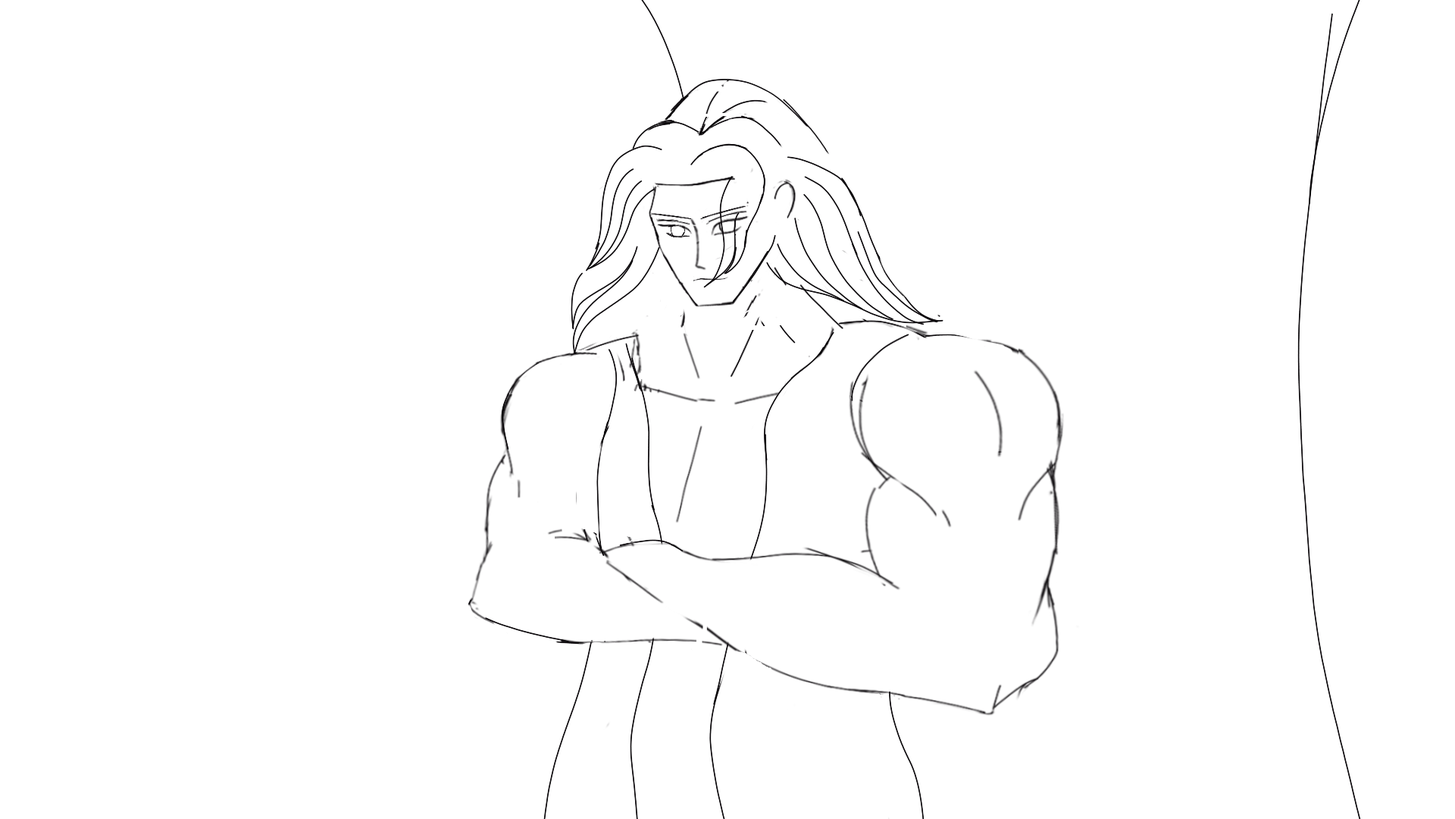
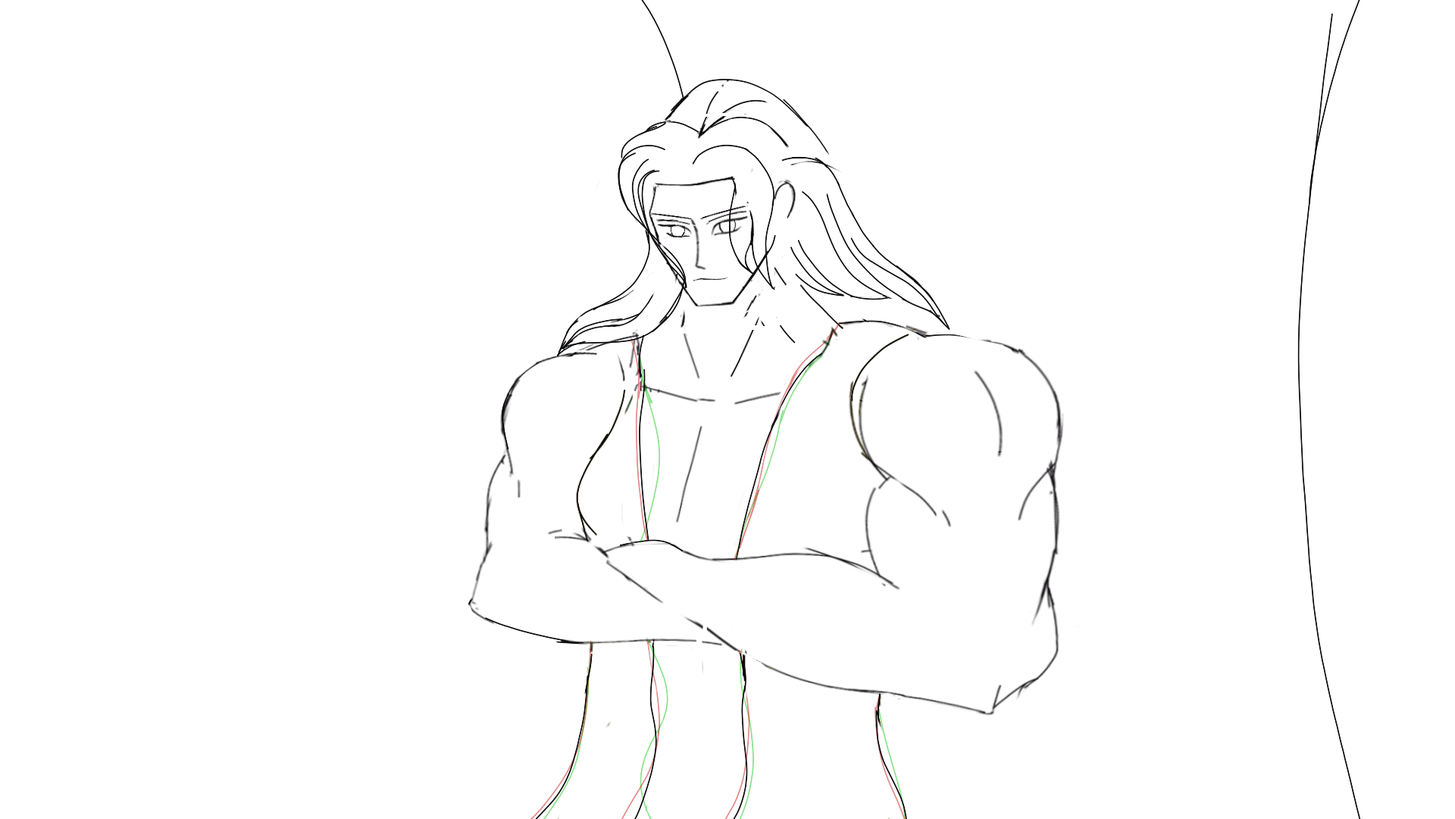
Before/after of a 1455×819 layered artwork. What changed in the layer stack:
painted on "Hair" over <box>556,115,951,389</box>
hid "Shirt", painted on it over <box>530,291,951,819</box>
showed "Shirt2", painted on it over <box>530,291,951,819</box>
